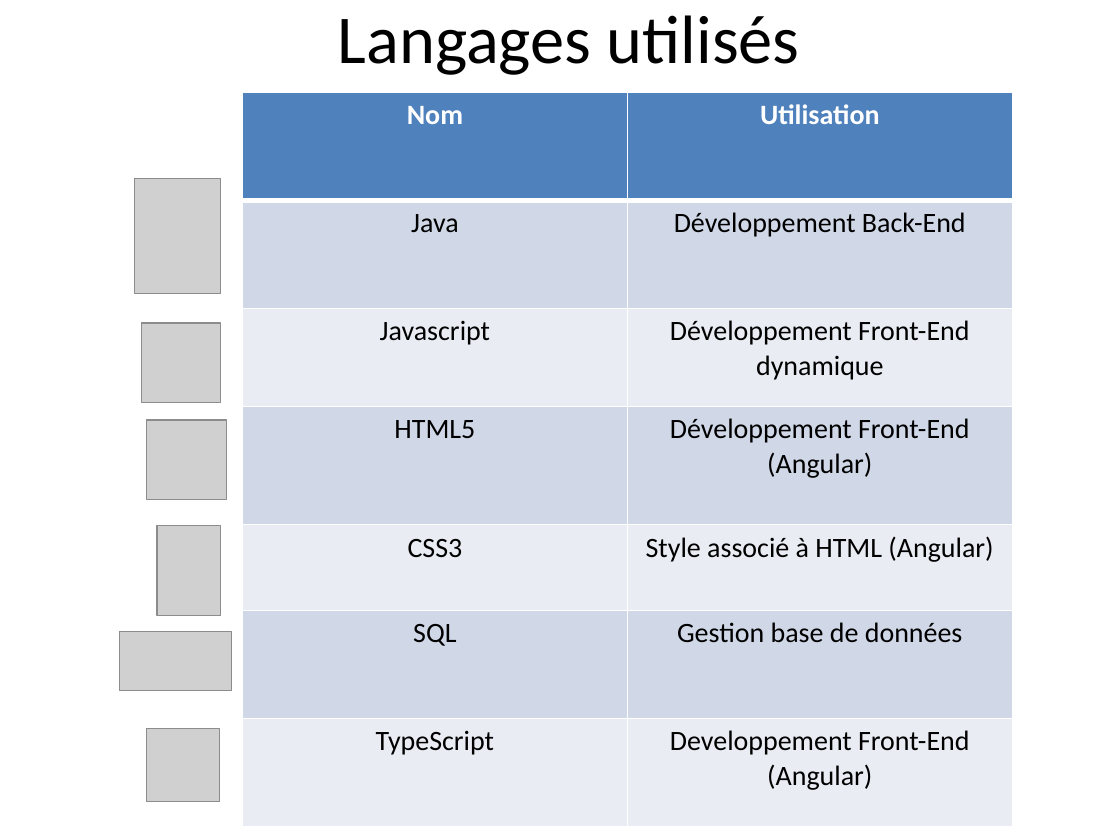
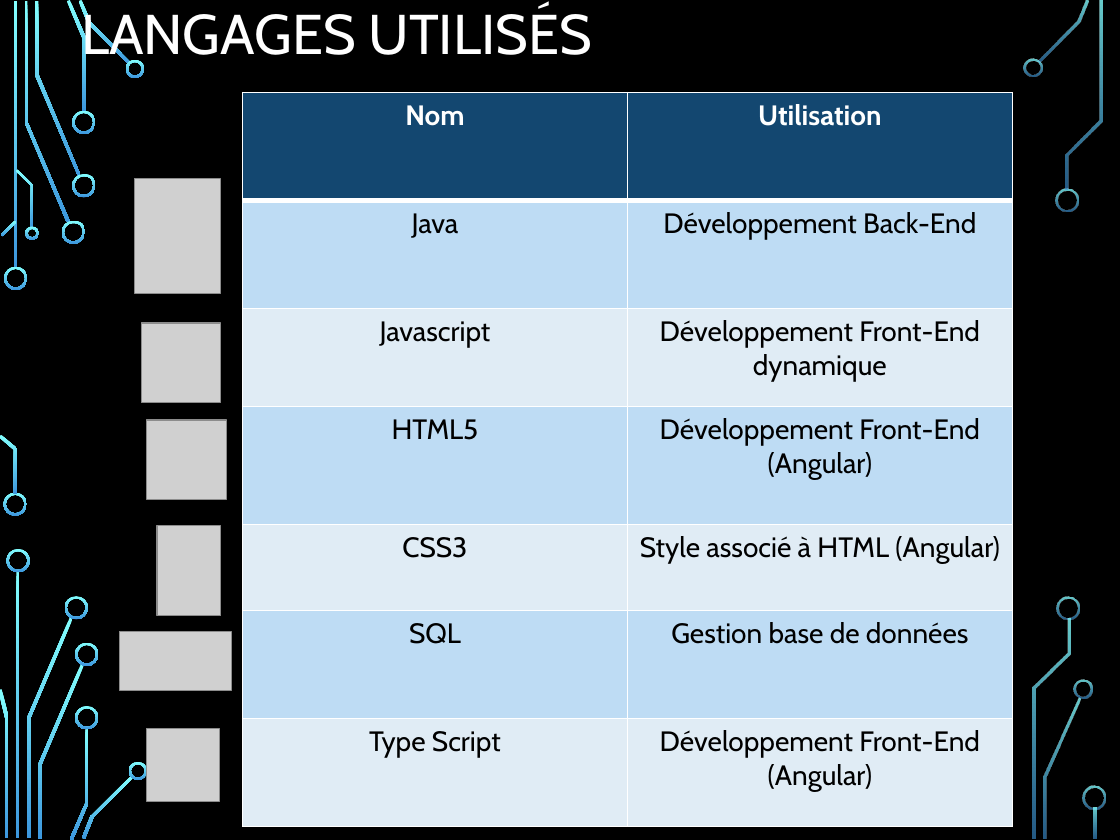
Before and after one commit to NicoPerret/projet-echec, a slide deck: slide 4 of Diapo présentation projet.pptx (slide 5 before the commit). Drawn at 1120x840 pixels with LibreOffice and Linux fonts; fonts in the diff are those of the drawing; grey boxes stand for pictures; background and template pictures are left out. Boxes give left, top, right and bottom in pixels: in the first picture for what was removed or moved away, otherwise in the second. Text is boxed around its words. In the diff, an @@ line names an element or a change of style, - is before the commit and + after.

```diff
--- a/Diapo présentation projet.pptx
+++ b/Diapo présentation projet.pptx
@@ background #FFFFFF to picture (left out) @@
@@ title at (x1=81, y1=6, x2=591, y2=66): text changed; size 44 to 36 pt; font Calibri to Cabin; text colour #000000 to #FFFFFF @@
-Langages utilisés
+LANGAGES UTILISÉS
@@ table at (x1=243, y1=93, x2=1014, y2=828) @@
-row 7, column 1: TypeScript
+row 7, column 1: Type Script
-row 7, column 2: Developpement Front-End (Angular)
+row 7, column 2: Développement Front-End (Angular)
@@ fill #4F81BD to #134770 in row 1 @@
@@ fill #D0D8E8 to #BEDCF4 in 6 cells @@
@@ fill #E9EDF4 to #E0ECF5 in 6 cells @@
@@ font Calibri to Cabin in "Nom", "Utilisation", "Java", "Développement Back-End" and 8 more places @@
@@ group added at (x1=0, y1=0, x2=1105, y2=840): 33 freeform shapes, 3 rectangles @@
```
Also in this commit, not shown: 4 other slides changed, 10 slides added, 2 slides removed.
